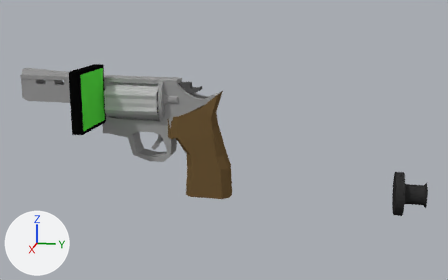
Renders of the Blender file Assets/Weapons/Gun/Revolver.blend from each side of a commit.
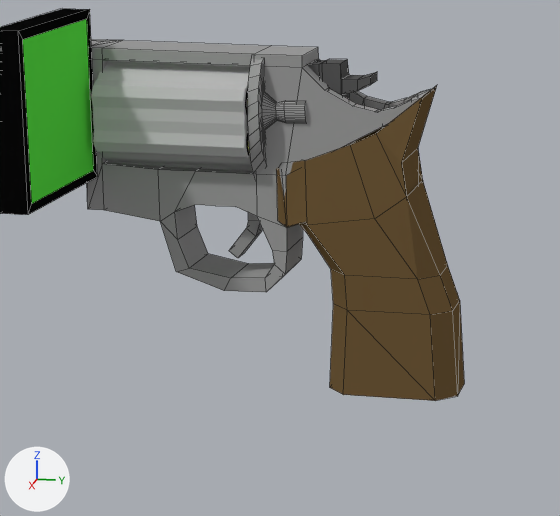
The first picture shows the older version from a 50 mm camera at (4.48, 1.06, 1.5) aimed at (0.16, 0.2, 0.42). The close-ups show both versions on the part from 16% to 59% of the width and 22% to 85% of the height of that picture. The axes (+X, +Y, +Z) are drawn at lower left. The lights are the same throughout. The close-ups show mesh edges as thin lines.
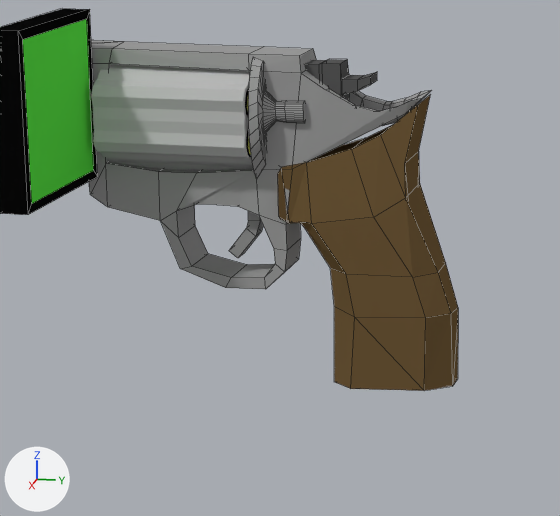
Boxes [x1, y1, x2, y2] around the edits, measured in the close-ups (560 x 516 px):
'Cube', modifiers changed: before [87, 39, 464, 401]; after [89, 40, 458, 391]

What the commit changed:
Object 'Cube' (ob_cube) gains a SMOOTH modifier named 'Smooth'.
